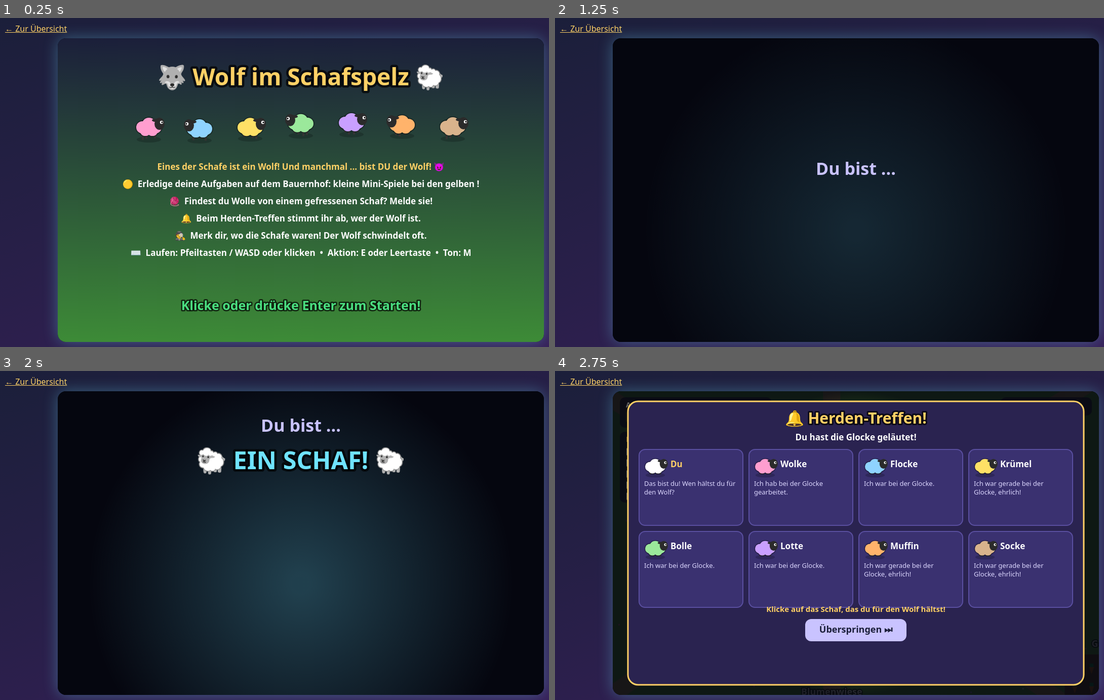
Above: before the commit, frames 1-4 (two rows, left to right).
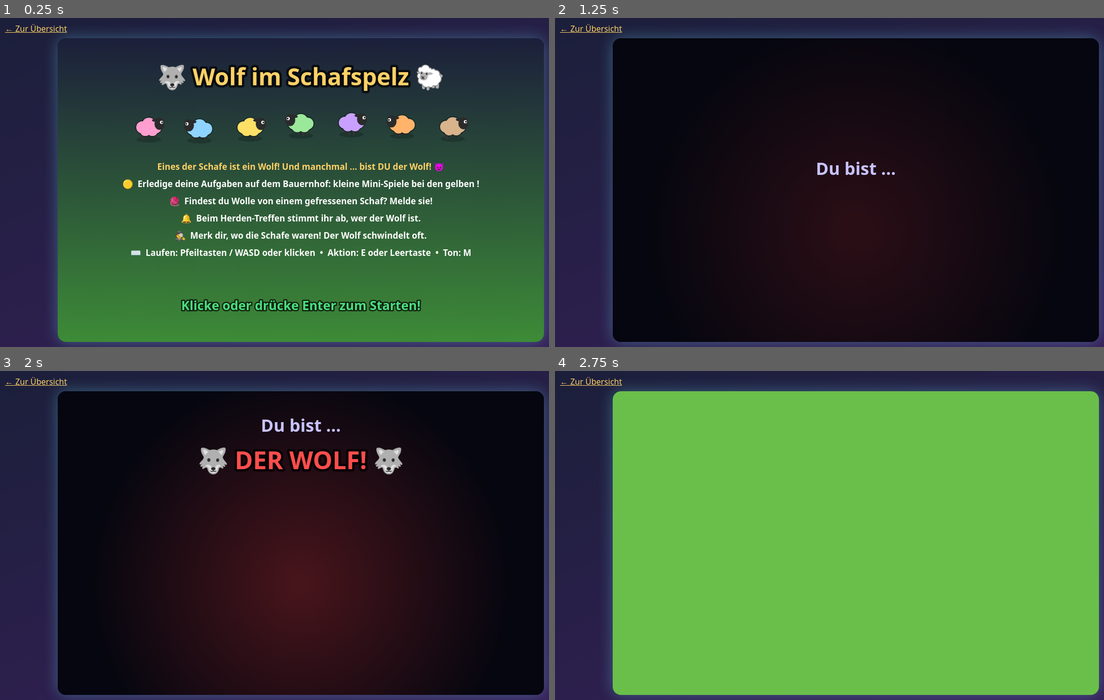
Above: after the commit, the same moments.

Repository: daBONDi/saibot-gamedev
Game: browser game, page spiele/schafspelz/index.html
The game is run twice, just before and just after one commit, with the same random seed, the same clock (stepped at 60 frames per second) and the same inputs.
Inputs (mouse positions are in pixels of both pictures, inside the frame that each line leads up to):
- Up to frame 1 (0.25 s): no input
- Up to frame 2 (1.25 s): click (856, 189) at 0.27 s; hold Right from 1.03 s (still down); tap Space at 1.1 s
- Up to frame 3 (2 s): release Right at 1.53 s; hold Down 1.58-1.85 s; tap Space at 1.6 s; hold Left from 1.9 s (still down)
- Up to frame 4 (2.75 s): tap Space at 2.1, 2.6 s; release Left at 2.47 s; tap E at 2.52 s; hold Up from 2.52 s (still down)

Frame 1 is identical in both runs. In frame 2, 3.0% of the frame differs, in the area x 46-63%, y 50-79%; in frame 3, 24%; in frame 4, 82%, in the area x 10-100%, y 6-99%.
Error after the commit: ReferenceError: blumen is not defined

Commit message:
Auto-Save 2026-11-10 18:40

Diff:
--- a/spiele/schafspelz/index.html
+++ b/spiele/schafspelz/index.html
@@ -32,6 +32,7 @@
 <body>
   <a href="../../">← Zur Übersicht</a>
   <canvas id="spiel" width="960" height="600"></canvas>
+  <script src="karten.js"></script>
   <script src="spiel.js"></script>
 </body>
 </html>
--- /dev/null
+++ b/spiele/schafspelz/karten.js
@@ -0,0 +1,64 @@
+// 🗺️ Die Karten für "Wolf im Schafspelz"
+//
+// Jede Karte hat 6 Orte. Jeder Ort hat ein Mini-Spiel:
+//   'heu'    = auf Sachen klicken
+//   'kurbel' = Kurbel im Kreis drehen
+//   'eimer'  = Eimer füllen und im grünen Bereich loslassen
+//   'wolle'  = Wollknäuel in den Korb ziehen
+//   'blumen' = Blumen gießen
+//   'zaun'   = Nägel reinhauen
+//
+// "bild" sagt, wie der Ort aussieht:
+//   'stall', 'muehle', 'teich', 'scheune', 'wiese', 'garten',
+//   'krippe', 'iglu', 'glashaus', 'brunnen', 'leuchtturm', 'boot'
+// Mit "farben" kannst du bei manchen Bildern die Farben ändern.
+//
+// Die Welt ist 1800 breit und 1300 hoch.
+
+const KARTEN = [
+  {
+    name: 'Bauernhof', emoji: '🌾',
+    boden: '#6abf4b', weg: '#c8a96b', platz: '#d6bb82', rand: 'zaun', deko: 'blumen',
+    treffpunkt: { x: 900, y: 680 },
+    laterne: { x: 160, y: 690 },
+    gatter: { x: 1690, y: 690 },
+    orte: [
+      { name: 'Stall',        bei: 'beim Stall',          x: 320,  y: 300,  aufgabe: 'Heu fressen',     labelY: -225, spiel: 'heu',    bild: 'stall' },
+      { name: 'Mühle',        bei: 'bei der Mühle',       x: 900,  y: 300,  aufgabe: 'Korn mahlen',     labelY: -265, spiel: 'kurbel', bild: 'muehle' },
+      { name: 'Teich',        bei: 'beim Teich',          x: 1480, y: 320,  aufgabe: 'Wasser trinken',  labelY: -195, spiel: 'eimer',  bild: 'teich' },
+      { name: 'Scheune',      bei: 'bei der Scheune',     x: 320,  y: 1080, aufgabe: 'Wolle abgeben',   labelY: -255, spiel: 'wolle',  bild: 'scheune' },
+      { name: 'Blumenwiese',  bei: 'auf der Blumenwiese', x: 900,  y: 1120, aufgabe: 'Blumen gießen',   labelY: -145, spiel: 'blumen', bild: 'wiese' },
+      { name: 'Gemüsegarten', bei: 'im Gemüsegarten',     x: 1480, y: 1080, aufgabe: 'Zaun reparieren', labelY: -200, spiel: 'zaun',   bild: 'garten' },
+    ],
+  },
+  {
+    name: 'Winterdorf', emoji: '❄️',
+    boden: '#eef4fa', weg: '#b8c7d6', platz: '#d5e1ec', rand: 'zaun', deko: 'tannen', schnee: true,
+    treffpunkt: { x: 880, y: 650 },
+    laterne: { x: 560, y: 420 },
+    gatter: { x: 1690, y: 640 },
+    orte: [
+      { name: 'Futterkrippe',      bei: 'bei der Futterkrippe',   x: 300,  y: 640,  aufgabe: 'Heu fressen',          labelY: -175, spiel: 'heu',    bild: 'krippe' },
+      { name: 'Windrad',           bei: 'beim Windrad',           x: 900,  y: 290,  aufgabe: 'Korn mahlen',          labelY: -265, spiel: 'kurbel', bild: 'muehle' },
+      { name: 'Eisloch',           bei: 'beim Eisloch',           x: 1450, y: 300,  aufgabe: 'Wasser holen',         labelY: -195, spiel: 'eimer',  bild: 'teich', farben: ['#7fb8d8', '#bfe3f5'] },
+      { name: 'Iglu',              bei: 'beim Iglu',              x: 420,  y: 1080, aufgabe: 'Wolle abgeben',        labelY: -165, spiel: 'wolle',  bild: 'iglu' },
+      { name: 'Gewächshaus',       bei: 'im Gewächshaus',         x: 1020, y: 1110, aufgabe: 'Blumen gießen',        labelY: -225, spiel: 'blumen', bild: 'glashaus' },
+      { name: 'Schlittenschuppen', bei: 'beim Schlittenschuppen', x: 1500, y: 960,  aufgabe: 'Schlitten reparieren', labelY: -255, spiel: 'zaun',   bild: 'scheune', farben: ['#6b4f3a', '#ffffff'] },
+    ],
+  },
+  {
+    name: 'Schafsinsel', emoji: '🏝️',
+    boden: '#f0d9a0', weg: '#dcc086', platz: '#e6cc90', rand: 'meer', deko: 'palmen',
+    treffpunkt: { x: 900, y: 660 },
+    laterne: { x: 1560, y: 640 },
+    gatter: { x: 220, y: 660 },
+    orte: [
+      { name: 'Fischerhütte', bei: 'bei der Fischerhütte', x: 320,  y: 300,  aufgabe: 'Seegras fressen', labelY: -225, spiel: 'heu',    bild: 'stall', farben: ['#3a8fb7', '#1f5f7a'] },
+      { name: 'Brunnen',      bei: 'beim Brunnen',         x: 900,  y: 300,  aufgabe: 'Wasser holen',    labelY: -205, spiel: 'eimer',  bild: 'brunnen' },
+      { name: 'Leuchtturm',   bei: 'beim Leuchtturm',      x: 1480, y: 320,  aufgabe: 'Licht kurbeln',   labelY: -290, spiel: 'kurbel', bild: 'leuchtturm' },
+      { name: 'Muschelmarkt', bei: 'auf dem Muschelmarkt', x: 330,  y: 1060, aufgabe: 'Wolle abgeben',   labelY: -255, spiel: 'wolle',  bild: 'scheune', farben: ['#e67e22', '#c0392b'] },
+      { name: 'Palmengarten', bei: 'im Palmengarten',      x: 900,  y: 1100, aufgabe: 'Blumen gießen',   labelY: -145, spiel: 'blumen', bild: 'wiese' },
+      { name: 'Bootssteg',    bei: 'am Bootssteg',         x: 1480, y: 1060, aufgabe: 'Boot reparieren', labelY: -245, spiel: 'zaun',   bild: 'boot' },
+    ],
+  },
+];
--- a/spiele/schafspelz/spiel.js
+++ b/spiele/schafspelz/spiel.js
@@ -15,16 +15,14 @@
 const WOLF_PAUSE = 22;                // Sekunden zwischen zwei Angriffen (Computer-Wolf)
 const WOLF_CHANCE = 0.4;              // Wie oft DU der Wolf bist (0.4 = 40 %)
 const SPIELER_WOLF_PAUSE = 12;        // Sekunden zwischen zwei Angriffen, wenn du der Wolf bist
-
-const ORTE = [
-  { name: 'Stall',        bei: 'beim Stall',         x: 320,  y: 300,  aufgabe: 'Heu fressen',     labelY: -225, spiel: 'heu' },
-  { name: 'Mühle',        bei: 'bei der Mühle',      x: 900,  y: 300,  aufgabe: 'Korn mahlen',     labelY: -265, spiel: 'kurbel' },
-  { name: 'Teich',        bei: 'beim Teich',         x: 1480, y: 320,  aufgabe: 'Wasser trinken',  labelY: -195, spiel: 'eimer' },
-  { name: 'Scheune',      bei: 'bei der Scheune',    x: 320,  y: 1080, aufgabe: 'Wolle abgeben',   labelY: -215, spiel: 'wolle' },
-  { name: 'Blumenwiese',  bei: 'auf der Blumenwiese', x: 900, y: 1120, aufgabe: 'Blumen gießen',   labelY: -145, spiel: 'blumen' },
-  { name: 'Gemüsegarten', bei: 'im Gemüsegarten',    x: 1480, y: 1080, aufgabe: 'Zaun reparieren', labelY: -200, spiel: 'zaun' },
-];
-const GLOCKE = { name: 'Glocke', bei: 'bei der Glocke', x: 900, y: 680 };
+const SABOTAGE_PAUSE = 40;            // Sekunden zwischen zwei Sabotagen
+const GATTER_ZEIT = 45;               // So viele Sekunden hat die Herde, um das Gatter zu schließen
+
+// Die Karten (Orte, Farben ...) stehen in karten.js
+let KARTE, ORTE, GLOCKE;
+let kartenNr = 0;
+try { kartenNr = Number(localStorage.getItem('schafspelz-karte')) || 0; } catch (e) { /* egal */ }
+if (!(kartenNr >= 0 && kartenNr < KARTEN.length)) kartenNr = 0;
 
 const NAMEN  = ['Wolke', 'Flocke', 'Krümel', 'Bolle', 'Lotte', 'Muffin', 'Socke'];
 const FARBEN = ['#ff9ecf', '#8fd3ff', '#ffe066', '#9be89b', '#c9a0ff', '#ffb36b', '#d9b38c'];
@@ -185,6 +183,12 @@
   traurig() { [392, 370, 349, 330].forEach((f, i) => ton(f, i * 0.3, i === 3 ? 0.8 : 0.3, 'triangle', 0.18)); },
   // Hmm: Niemand fliegt raus
   hmm() { ton(330, 0, 0.25, 'sine', 0.15); ton(294, 0.3, 0.4, 'sine', 0.15); },
+  // Nebel zieht auf: tiefes Wuuusch
+  nebel() { ton(400, 0, 1.4, 'sine', 0.15, 70); ton(300, 0.15, 1.4, 'triangle', 0.1, 50); },
+  // Alarm: Gatter offen!
+  alarm() { for (let i = 0; i < 4; i++) { ton(880, i * 0.3, 0.15, 'square', 0.08); ton(660, i * 0.3 + 0.15, 0.15, 'square', 0.08); } },
+  // Piep (Countdown)
+  piep() { ton(1000, 0, 0.07, 'square', 0.04); },
   // Bim-Bam der Glocke
   glocke() {
     [0, 0.5].forEach((st, i) => {
@@ -205,16 +209,60 @@
 let glockeGenutzt = false;
 let spielerIstWolf = false;
 let miniSpiel = null;   // Das Mini-Spiel, das gerade offen ist
+let sicht = SICHT;      // Wie weit du gerade siehst (im Nebel weniger)
+let sabotage = null;    // { art: 'nebel' oder 'gatter', t: Restzeit }
+let sabotagePause = 0;
+let deko = [];          // Blumen, Tannen, Palmen ...
+const schneeflocken = [];
+for (let i = 0; i < 70; i++) schneeflocken.push({ x: Math.random() * W, y: Math.random() * H, v: 25 + Math.random() * 40, p: Math.random() * 6 });
 let kamera = { x: 0, y: 0 };
 let klickZiel = null;
 let maus = { x: 0, y: 0 };
 let zeit = 0;
 const tasten = {};
 
-// Blumen auf der Wiese (einmal zufällig verteilt)
-const blumen = [];
-for (let i = 0; i < 220; i++) {
-  blumen.push({ x: Math.random() * WELT_B, y: Math.random() * WELT_H, f: zufall(['#fff', '#ffe066', '#ff9ecf', '#c9a0ff']) });
+// ===== Karte laden =====
+function ladeKarte(nr) {
+  KARTE = KARTEN[nr];
+  ORTE = KARTE.orte;
+  GLOCKE = { name: 'Glocke', bei: 'bei der Glocke', x: KARTE.treffpunkt.x, y: KARTE.treffpunkt.y };
+  deko = macheDeko();
+}
+
+function abstandZurLinie(p, a, b) {
+  const dx = b.x - a.x, dy = b.y - a.y;
+  const t = begrenzt(((p.x - a.x) * dx + (p.y - a.y) * dy) / (dx * dx + dy * dy), 0, 1);
+  return Math.hypot(p.x - (a.x + t * dx), p.y - (a.y + t * dy));
+}
+
+// Ist hier Platz für einen Baum? (nicht auf Wegen und Orten)
+function freierPlatz(p) {
+  if (dist(p, GLOCKE) < 200 || dist(p, KARTE.laterne) < 110 || dist(p, KARTE.gatter) < 160) return false;
+  for (const o of ORTE) {
+    if (dist(p, { x: o.x, y: o.y - 90 }) < 220) return false;
+    if (abstandZurLinie(p, GLOCKE, o) < 50) return false;
+  }
+  return true;
+}
+
+function macheDeko() {
+  const d = [];
+  const punkte = (anzahl, farben) => {
+    for (let i = 0; i < anzahl; i++) d.push({ art: 'punkt', x: Math.random() * WELT_B, y: Math.random() * WELT_H, f: zufall(farben) });
+  };
+  if (KARTE.deko === 'blumen') punkte(220, ['#fff', '#ffe066', '#ff9ecf', '#c9a0ff']);
+  if (KARTE.deko === 'tannen') punkte(80, ['#cfe0ee', '#b9cfe2']);
+  if (KARTE.deko === 'palmen') punkte(100, ['#fff5e6', '#f7c6c6', '#fde2b8']);
+  if (KARTE.deko === 'tannen' || KARTE.deko === 'palmen') {
+    const baeume = [];
+    for (let v = 0; v < 3000 && baeume.length < (KARTE.deko === 'tannen' ? 40 : 26); v++) {
+      const p = { x: 90 + Math.random() * (WELT_B - 180), y: 140 + Math.random() * (WELT_H - 220) };
+      if (freierPlatz(p) && baeume.every(b => dist(b, p) > 70)) baeume.push({ art: KARTE.deko, x: p.x, y: p.y, g: 0.8 + Math.random() * 0.5 });
+    }
+    baeume.sort((a, b) => a.y - b.y);
+    d.push(...baeume);
+  }
+  return d;
 }
 
 function macheSchaf(name, farbe, istSpieler) {
@@ -229,6 +277,8 @@
 }
 
 function neuesSpiel() {
+  ladeKarte(kartenNr);
+  sabotage = null; sabotagePause = 30; sicht = SICHT;
   schafe = []; wolle = []; effekte = [];
   treffen = null; ende = null; klickZiel = null; miniSpiel = null;
   glockeGenutzt = false;
@@ -337,8 +387,8 @@
     if (dx) spieler.richtung = Math.sign(dx);
     spieler.phase += dt * 12;
   }
-  spieler.x = begrenzt(spieler.x, 30, WELT_B - 30);
-  spieler.y = begrenzt(spieler.y, 40, WELT_H - 30);
+  spieler.x = begrenzt(spieler.x, 50, WELT_B - 50);
+  spieler.y = begrenzt(spieler.y, 60, WELT_H - 50);
 
 }
 
@@ -366,9 +416,13 @@
     s.ziel = { x: o.x + (Math.random() - 0.5) * 60, y: o.y + (Math.random() - 0.5) * 40, ort: ortNr };
   }
   if (laufeZu(s, s.ziel, TEMPO_SCHAF, dt)) {
-    s.amOrt = s.ziel.ort;
-    s.letzterOrt = ORTE[s.ziel.ort];
-    s.warte = 3 + Math.random() * 3;
+    if (s.ziel.ort === null) {   // War unterwegs zum Reparieren
+      s.warte = 1;
+    } else {
+      s.amOrt = s.ziel.ort;
+      s.letzterOrt = ORTE[s.ziel.ort];
+      s.warte = 3 + Math.random() * 3;
+    }
     s.ziel = null;
   }
 }
@@ -379,6 +433,8 @@
 }
 
 function wolfLogik(dt) {
+  // Ab und zu macht der Wolf eine Sabotage
+  if (!sabotage && sabotagePause <= 0 && !wolf.jagt && Math.random() < dt / 12) starteSabotage(zufall(['nebel', 'gatter']));
   wolf.cooldown -= dt;
   if (wolf.cooldown > 0) return;
 
@@ -413,14 +469,15 @@
   const ort = naechsterOrt(opfer);
   wolle.push({ x: opfer.x, y: opfer.y, opfer, ort });
   effekte.push({ x: opfer.x, y: opfer.y, t: 1.2 });
-  if (spielerIstWolf || dist(opfer, spieler) < SICHT + 20) sound.haps();
+  if (spielerIstWolf || dist(opfer, spieler) < sicht + 20) sound.haps();
 
   // Wer in der Nähe war, hat etwas gesehen!
   const zeugen = [];
   for (const s of schafe) {
     if (s.istSpieler || !s.lebt || s.istWolf) continue;
     const d = dist(s, wolf);
-    if (d < 230 || (d < 420 && Math.random() < 0.6)) {
+    const nebel = sabotage && sabotage.art === 'nebel';   // Im Nebel sieht man schlechter
+    if (d < (nebel ? 120 : 230) || (d < (nebel ? 200 : 420) && Math.random() < 0.6)) {
       s.verdacht = { wer: wolf, ort };
       zeugen.push(s);
     }
@@ -441,8 +498,87 @@
   return false;
 }
 
+// ===== Sabotage! =====
+function sabotagePunkt() {
+  return sabotage.art === 'nebel' ? KARTE.laterne : KARTE.gatter;
+}
+
+function starteSabotage(art) {
+  if (sabotage || sabotagePause > 0 || zustand !== 'spiel') return;
+  sabotage = {
+    art,
+    t: art === 'gatter' ? GATTER_ZEIT : 40,
+    hilfe: art === 'gatter' ? 6 + Math.random() * 6 : 12 + Math.random() * 8,   // wann Schafe zum Reparieren loslaufen
+  };
+  sabotagePause = SABOTAGE_PAUSE;
+  if (art === 'nebel') {
+    sound.nebel();
+    zeigeNachricht(spielerIstWolf ? '🌫️ Nebel! Die Schafe sehen jetzt fast nichts. 😈' : '🌫️ Nebel! Mach die Laterne an!', 3);
+  } else {
+    sound.alarm();
+    zeigeNachricht(spielerIstWolf ? '🚪 Du hast das Gatter geöffnet! 😈' : '🚪 Das Gatter ist offen! Schnell zumachen!', 3);
+  }
+}
+
+function wolfSabotage(art) {
+  if (miniSpiel) return;
+  if (sabotage) { zeigeNachricht('Es läuft schon eine Sabotage!', 2); return; }
+  if (sabotagePause > 0) { zeigeNachricht(`Sabotage geht erst in ${Math.ceil(sabotagePause)} Sekunden wieder`, 2); return; }
+  starteSabotage(art);
+}
+
+// Die nächsten Schafe laufen los und reparieren
+function schickeHelfer() {
+  const p = sabotagePunkt();
+  const anzahl = sabotage.art === 'gatter' ? 2 : 1;
+  schafe.filter(s => s.lebt && !s.istSpieler && !s.istWolf)
+    .sort((a, b) => dist(a, p) - dist(b, p))
+    .slice(0, anzahl)
+    .forEach(h => { h.ziel = { x: p.x, y: p.y, ort: null }; h.warte = 0; h.amOrt = null; });
+}
+
+function repariert(wer) {
+  const art = sabotage.art;
+  sabotage = null;
+  sound.geschafft();
+  const was = art === 'nebel' ? 'die Laterne angemacht' : 'das Gatter geschlossen';
+  zeigeNachricht(wer.istSpieler ? `✅ Du hast ${was}!` : `✅ ${wer.name} hat ${was}!`, 2.5);
+}
+
+function updateSabotage(dt) {
+  if (sabotagePause > 0) sabotagePause -= dt;
+  // Sicht wird langsam kleiner oder größer
+  const zielSicht = sabotage && sabotage.art === 'nebel' && !spielerIstWolf ? 130 : SICHT;
+  sicht += (zielSicht - sicht) * Math.min(1, dt * 2);
+  if (!sabotage) return;
+
+  const vorher = sabotage.t;
+  sabotage.t -= dt;
+  if (sabotage.art === 'gatter' && Math.ceil(sabotage.t) < Math.ceil(vorher)) sound.piep();
+
+  sabotage.hilfe -= dt;
+  if (sabotage.hilfe <= 0) { schickeHelfer(); sabotage.hilfe = 10; }
+
+  const p = sabotagePunkt();
+  for (const s of schafe) {
+    if (!s.istSpieler && s.lebt && !s.istWolf && dist(s, p) < 45) { repariert(s); return; }
+  }
+
+  if (sabotage.t <= 0) {
+    if (sabotage.art === 'gatter') {
+      beende('wolf', 'Die Herde ist durchs offene Gatter weggelaufen! 🐑💨');
+    } else {
+      sabotage = null;
+      zeigeNachricht('🌤️ Der Nebel ist von selbst verschwunden.', 2);
+    }
+  }
+}
+
 // ===== Aktion (E / Leertaste / Knopf) =====
 function moeglicheAktion() {
+  if (sabotage && !spielerIstWolf && dist(spieler, sabotagePunkt()) < 60) {
+    return { text: sabotage.art === 'nebel' ? 'Laterne anmachen' : 'Gatter schließen', tun: () => repariert(spieler) };
+  }
   if (spielerIstWolf && spieler.cooldown <= 0) {
     const opfer = schafe.find(s => s.lebt && !s.istSpieler && dist(s, spieler) < 50);
     if (opfer) return { text: 'Fressen!', tun: () => fressen(opfer) };
@@ -469,6 +605,7 @@
 function starteTreffen(melder, fund) {
   zustand = 'treffen';
   miniSpiel = null;
+  sabotage = null;
   if (fund) sound.wolle(); else sound.glocke();
   const lebende = schafe.filter(s => s.lebt);
   const aussagen = new Map();
@@ -569,6 +706,7 @@
   }
   for (const s of schafe) s.verdacht = null;
   wolf.cooldown = 15;
+  sabotagePause = Math.max(sabotagePause, 20);
   alleZurGlocke();
   zustand = 'spiel';
 }
@@ -907,6 +1045,8 @@
   for (const s of schafe) if (!s.istSpieler && s.lebt) bewegeBot(s, dt);
   if (spielerIstWolf) wolf.cooldown -= dt;
   else if (wolf.lebt) wolfLogik(dt);
+  if (zustand !== 'spiel') return;
+  updateSabotage(dt);
   if (zustand !== 'spiel') return;
 
   // Andere Schafe finden Wolle und rufen ein Treffen ein
